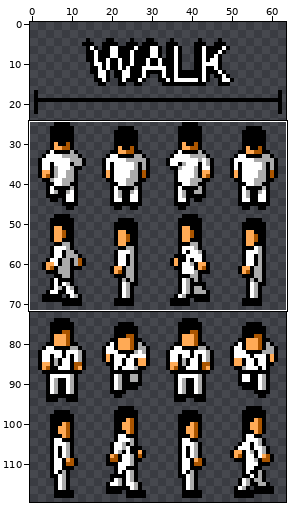
Sprite sheet -- Client/Texture/Player/Walk.png. Above: a wide view before the commit, with the close-up outlined.
Close-up. First the earlier version:
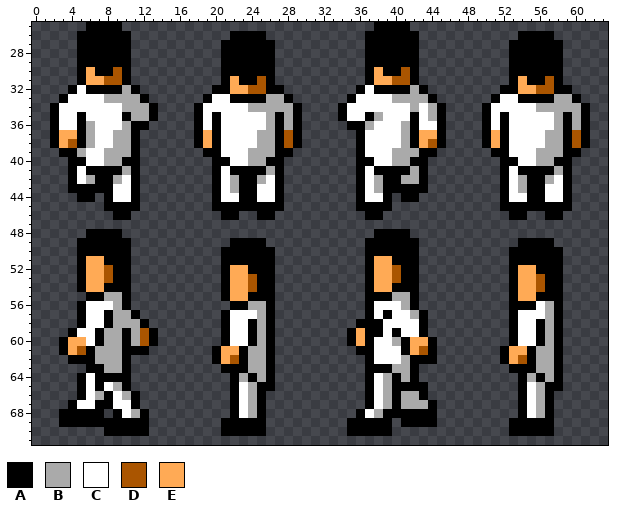
The file is 64x120 pixels. Colours within 5 levels of each other are drawn and written as one. Shown: x 0..63, y 25..71. The commit also changed other parts of the picture, which this record leaves out.
Palette (. is transparent): A #000000  B #aaaaaa  C #ffffff  D #aa5500  E #ffaa55
The same view after the edit:
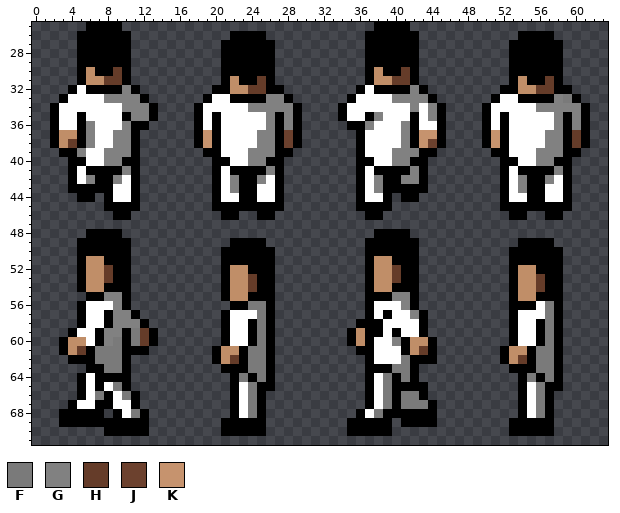
Colours new in this view: F #7a7a7a  G #818181  H #653c29  J #6c412e  K #c6936e
The exact change:
colour E: #ffaa55 -> #c08e68
y 30: x 9 D -> H; x 41 D -> H
y 31: x 8..9 DD -> HH; x 25 D -> H; x 40..41 DD -> HH; x 57 D -> H
y 32: x 10 B -> G; x 24..25 DD -> HH; x 42 B -> G; x 56..57 DD -> HH
y 33: x 8..11 BBBB -> GGGG; x 26..27 BB -> GG; x 40..43 BBBB -> GGGG; x 58..59 BB -> GF
y 34: x 10..12 BBB -> GGG; x 24..28 BBBBB -> GGGGG; x 42 B -> G; x 44 B -> G; x 56..60 BBBBB -> GGGGG
y 35: x 11..12 BB -> GG; x 26 B -> G; x 28 B -> G; x 38 B -> G; x 44 B -> G; x 58 B -> G; x 60 B -> G
y 36: x 6 B -> G; x 10 B -> G; x 26 B -> G; x 28 B -> G; x 37 B -> G; x 41 B -> G; x 58 B -> G; x 60 B -> G
y 37: x 6 B -> G; x 9..10 BB -> GG; x 19 E -> K; x 25..26 BB -> GG; x 28 D -> J; x 41 B -> G; x 43..44 EE -> KK; x 51 E -> K; x 57..58 BB -> GG; x 60 D -> H
y 38: x 4 D -> H; x 6 B -> G; x 9..10 BB -> GG; x 19 E -> K; x 25..26 BB -> GG; x 28 D -> J; x 41 B -> G; x 43..44 ED -> KJ; x 51 E -> K; x 57..58 BB -> GG; x 60 D -> H
y 39: x 5 B -> G; x 8..10 BBB -> GGG; x 24..26 BBB -> GGG; x 40..42 BBB -> GGG; x 56..58 BBB -> GGG
y 40: x 8..9 BB -> GG; x 24..25 BB -> GG; x 40..41 BB -> GG; x 56..57 BB -> GG
y 41: x 10 B -> G; x 26 B -> G; x 42 B -> G; x 58 B -> G
y 42: x 6 B -> G; x 9 B -> G; x 22 B -> G; x 25 B -> G; x 38 B -> G; x 41..42 BB -> GG; x 54 B -> G; x 57 B -> G
y 43: x 22 B -> G; x 38 B -> G; x 54 B -> G
y 52: x 8 D -> H; x 40 D -> H
y 53: x 8 D -> H; x 24 D -> H; x 40 D -> H; x 56 D -> H
y 54: x 24 D -> H; x 56 D -> H
y 55: x 8..9 BB -> GG; x 40..41 BB -> GG
y 56: x 9 B -> G; x 24..25 BB -> FF; x 41 B -> G; x 57 B -> F
y 57: x 9..10 BB -> GG; x 25 B -> F; x 42 B -> G; x 57 B -> F
y 58: x 9..11 BBB -> GGG; x 25 B -> F; x 57 B -> F
y 59: x 8..9 BB -> GG; x 11..12 BD -> FH; x 25 B -> F; x 57 B -> F
y 60: x 8..9 BB -> GF; x 11..12 BD -> FH; x 25 B -> F; x 40 B -> G; x 57 B -> F
y 61: x 5 D -> H; x 7..9 BBB -> FFF; x 24..25 BB -> FF; x 43 D -> H; x 56..57 BB -> FF
y 62: x 7..9 BBB -> FFF; x 22 D -> H; x 24..25 BB -> FF; x 41 B -> F; x 54 D -> H; x 56..57 BB -> FF
y 63: x 8..9 BB -> FF; x 24..25 BB -> FF; x 40..41 BB -> FF; x 56..57 BB -> FF
y 64: x 23 B -> F; x 25 B -> F; x 39 B -> F; x 41 B -> F; x 55 B -> F; x 57 B -> F
y 65: x 9 B -> F; x 24 B -> F; x 39 B -> F; x 56 B -> F
y 66: x 7 B -> F; x 10 B -> F; x 24 B -> F; x 39 B -> F; x 41..42 BB -> FF; x 56 B -> F
y 67: x 24 B -> F; x 39 B -> F; x 41..43 BBB -> FFF; x 56 B -> F
y 68: x 11 B -> F; x 24 B -> F; x 38 B -> F; x 56 B -> F
Where, in picture pixels (left, top, right, bottom), the same in both close-ups:
changed: (59, 67, 149, 184)
changed: (365, 67, 437, 193)
changed: (203, 76, 293, 193)
changed: (491, 76, 581, 193)
changed: (68, 256, 149, 418)
changed: (356, 256, 428, 418)
changed: (221, 265, 266, 418)
changed: (509, 265, 554, 418)
